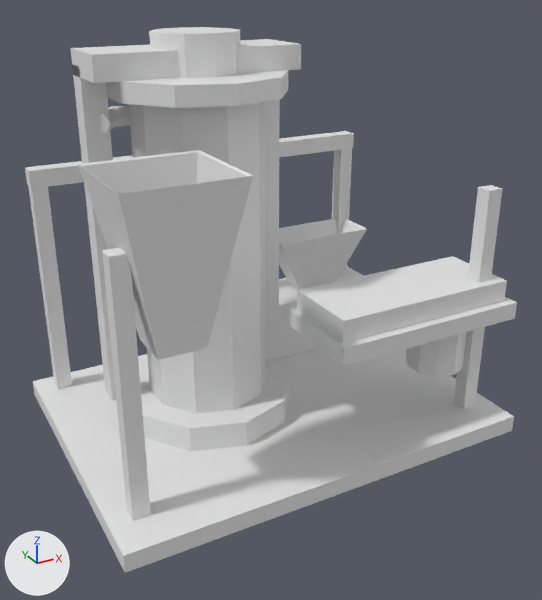
An edit to the glTF model assets/source/buildings/directorate/sources/industrial/extractor/lod1.gltf, drawn before and after from the same camera.
One viewpoint serves both versions: a camera (50 mm lens) standing at (-0.83, -1.418, 0.509) and looking at (-0.081, -0.056, -0.172). Lighting does not change. The marker at lower left points along +X, +Y and +Z. The older version comes first. Vertices at exactly the same position are counted once.

The older version as bpy lines, for what is in view:
```python
me_lod1 = bpy.data.meshes.new('lod1')
me_lod1.from_pydata(...)  # 246 vertices, 404 faces; spans x -0.553..0.41, y -0.36..0.36, z -0.5..0.4
ob_lod1 = bpy.data.objects.new('lod1', me_lod1)
ob_lod1.location = (0.0, 0.0, 0.0)
```
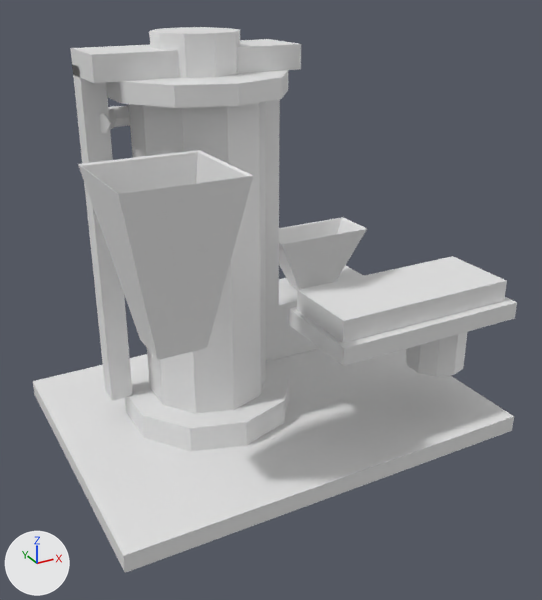
What changed in the scene script:
```text
Change me_lod1:
    used by ob_lod1; location = (0.0, 0.0, 0.0)
    remove me_lod1.from_pydata(...)  # 246 vertices, 404 faces; spans x -0.553..0.41, y -0.36..0.36, z -0.5..0.4
    add me_lod1.from_pydata(...)  # 206 vertices, 344 faces; spans x -0.553..0.41, y -0.36..0.36, z -0.5..0.4
    me_lod1 part 1: the loose piece of 8 vertices spanning x 0.327..0.363, y -0.278..-0.242, z -0.46..0.08 is deleted
    me_lod1 part 2: the loose piece of 8 vertices spanning x -0.506..-0.47, y 0.287..0.323, z -0.46..0.08 is deleted
    me_lod1 part 3: the loose piece of 8 vertices spanning x -0.508..0.365, y 0.285..0.325, z 0.06..0.1 is deleted
    me_lod1 part 4: the loose piece of 8 vertices spanning x -0.506..-0.47, y -0.278..-0.242, z -0.46..0.08 is deleted
    me_lod1 part 5: the loose piece of 8 vertices spanning x 0.327..0.363, y 0.287..0.323, z -0.46..0.08 is deleted
```

Pixel boxes (x1, y1, x2, y2) of what changed, in the pictures (542 x 600 px):
'lod1', reshaped: before (25, 27, 517, 573); after (33, 27, 517, 573)
part 1 of me_lod1, deleted: before (454, 185, 502, 409)
part 2 of me_lod1, deleted: before (28, 186, 72, 389)
part 3 of me_lod1, deleted: before (25, 131, 354, 189)
part 4 of me_lod1, deleted: before (102, 248, 151, 521)
part 5 of me_lod1, deleted: before (332, 148, 352, 271)
